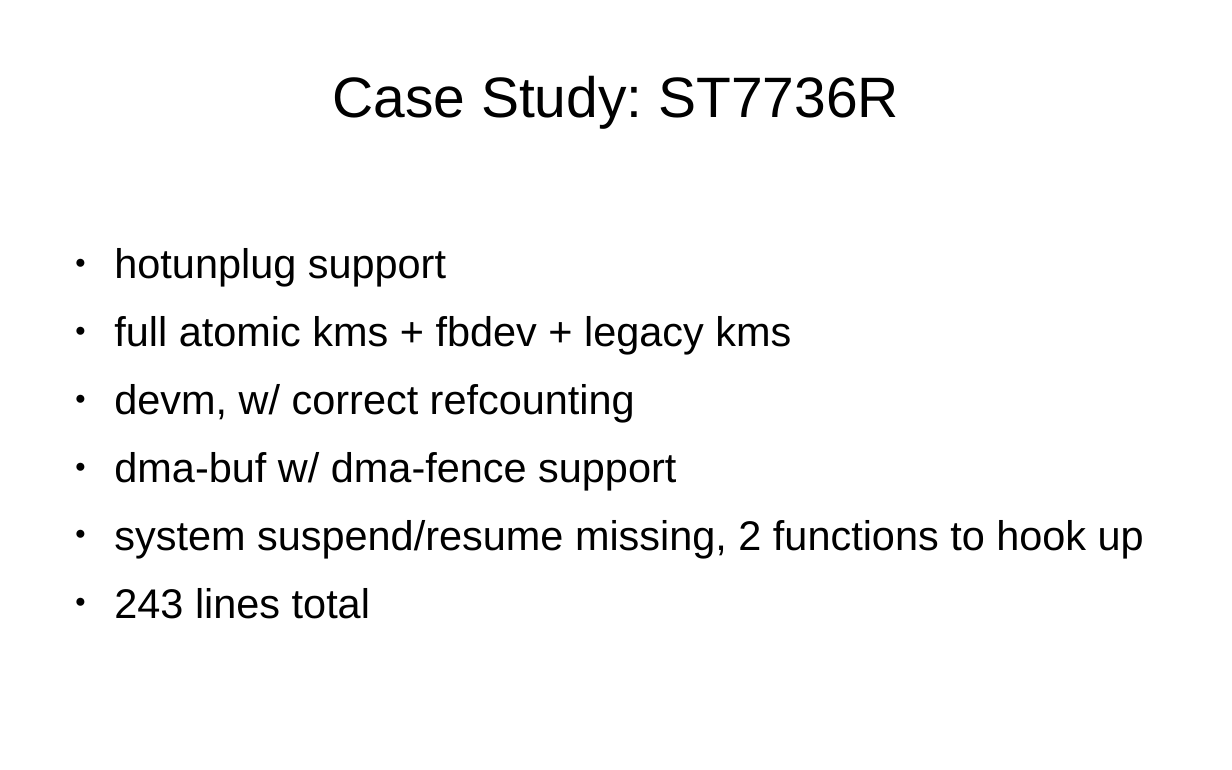
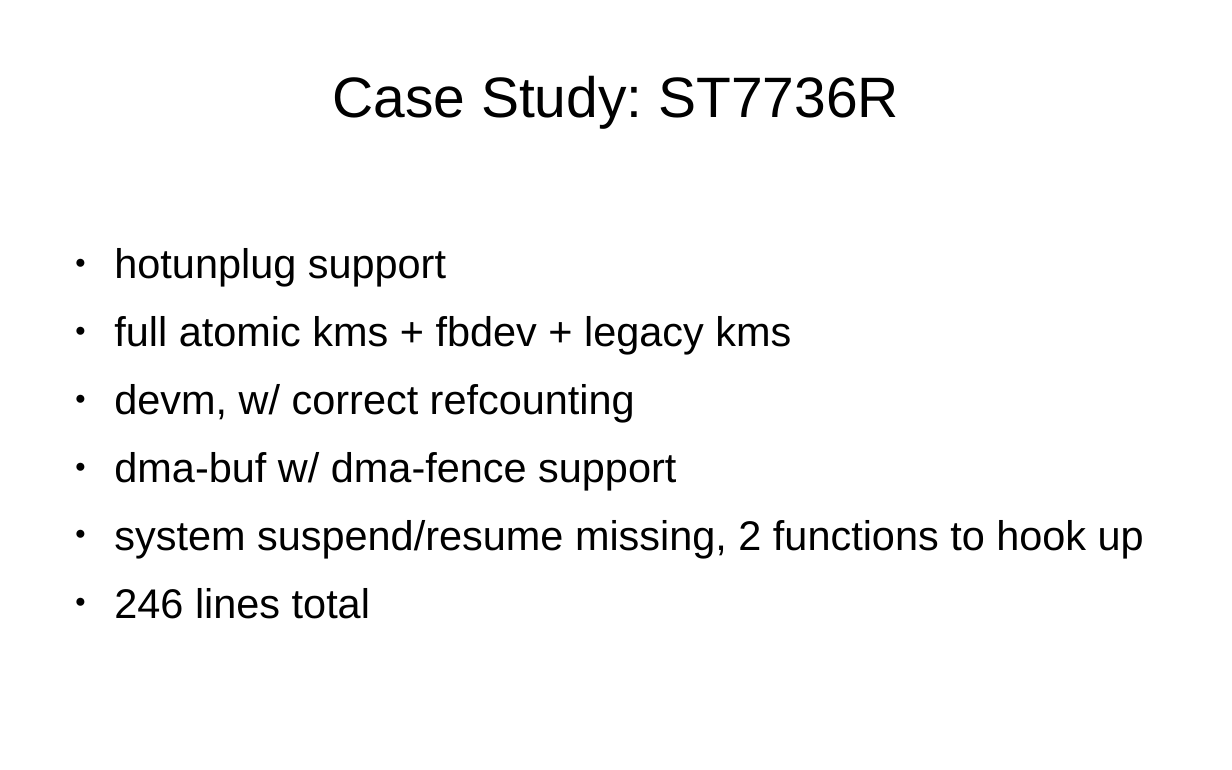
Before and after one commit to danvet/danvet.github.io, a slide deck: slide 4 of slides/elce-2019-upstream.odp. Drawn at 1232x770 pixels with LibreOffice and Linux fonts; fonts in the diff are those of the drawing. Boxes give left, top, right and bottom in pixels: in the first picture for what was removed or moved away, otherwise in the second. Text is boxed around its words. In the diff, an @@ line names an element or a change of style, - is before the commit and + after.

```diff
--- a/slides/elce-2019-upstream.odp
+++ b/slides/elce-2019-upstream.odp
@@ text at box(114, 588, 370, 619): text changed @@
-● 243 lines total
+● 246 lines total
```
Also in this commit, not shown: 1 other slide changed, 2 other files.
